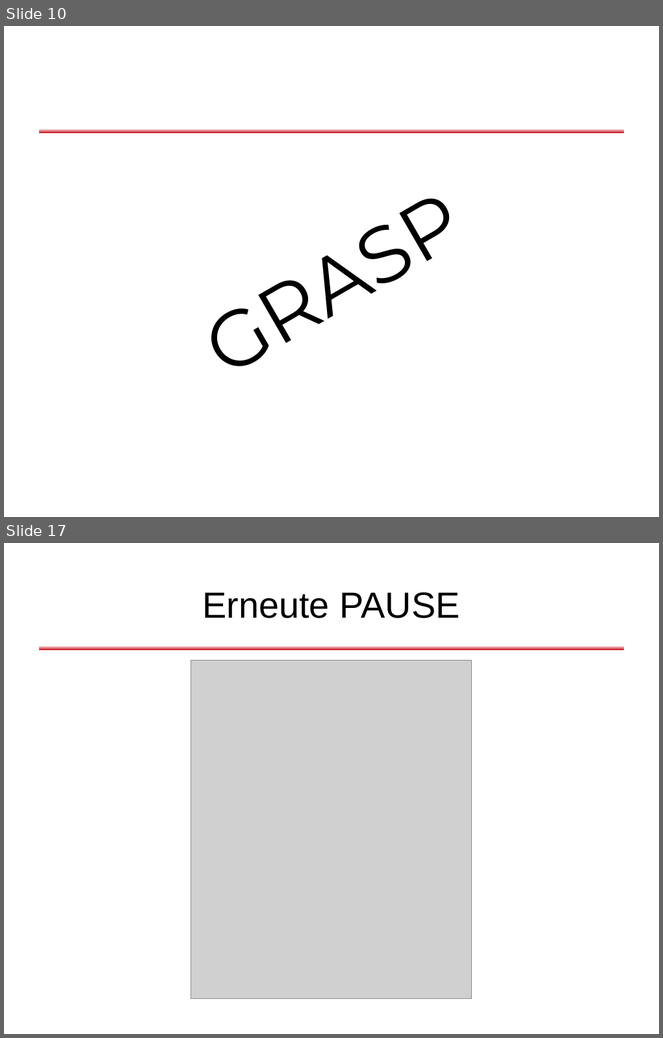
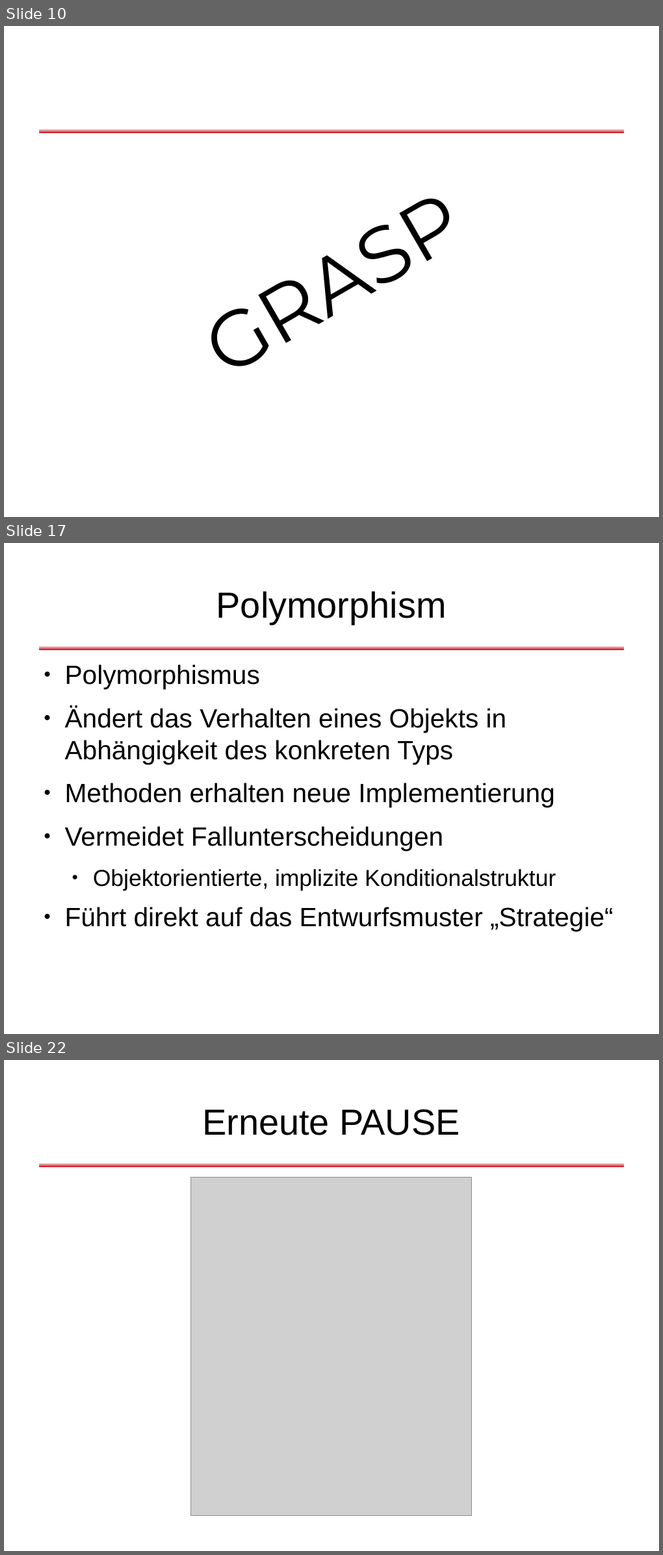
Before and after one commit to dlindner/vorlesung-se2-dhbw, a slide deck: added_2010/Objektorientierte Designregeln.odp. Shown one above the other, each under a label of ours: slides 10 and 17 before the commit, slides 10, 17 and 22 after it; the slides between them are not shown. The pictures are 663x1038 and 663x1555 pixels, drawn with LibreOffice and Linux fonts; fonts in the diff are those of the drawing; grey boxes stand for pictures; background and template pictures are left out. Boxes give left, top, right and bottom in pixels: in the first picture for what was removed or moved away, otherwise in the second. Text is boxed around its words. In the diff, an @@ line names an element or a change of style, - is before the commit and + after.

```diff
--- a/added_2010/Objektorientierte Designregeln.odp
+++ b/added_2010/Objektorientierte Designregeln.odp
@@ slide 17 added at [4,543,659,1034], background #FFFFFF; not listed: 1 template element that a slide beside it also shows @@
@@ title added at [217,591,447,624], 44 pt, text #000000 @@
+Polymorphism
@@ text added at [65,665,614,932], 32 pt, text #000000 @@
+● Polymorphismus
+● Ändert das Verhalten eines Objekts in Abhängigkeit des konkreten Typs
+● Methoden erhalten neue Implementierung
+● Vermeidet Fallunterscheidungen
+  ● Objektorientierte, implizite Konditionalstruktur
+● Führt direkt auf das Entwurfsmuster „Strategie“
@@ what was slide 17 is now slide 22 @@
```
Also in this commit, not shown: 1 slide changed, 9 other slides added, 5 slides removed.
